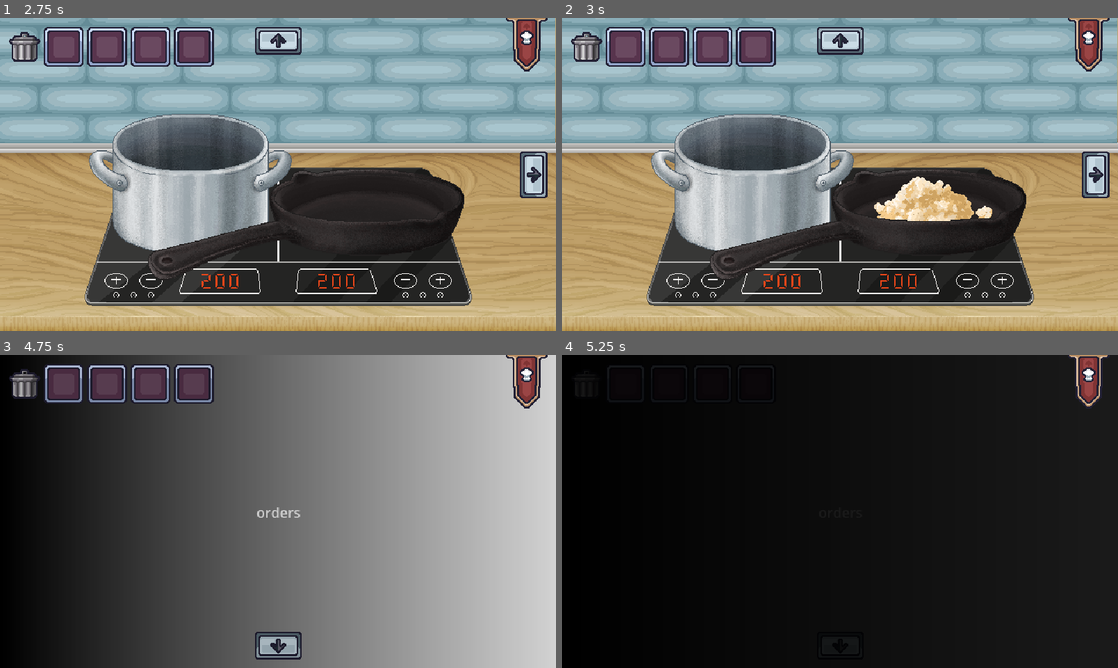
Above: before the commit, frames 1-4 (two rows, left to right).
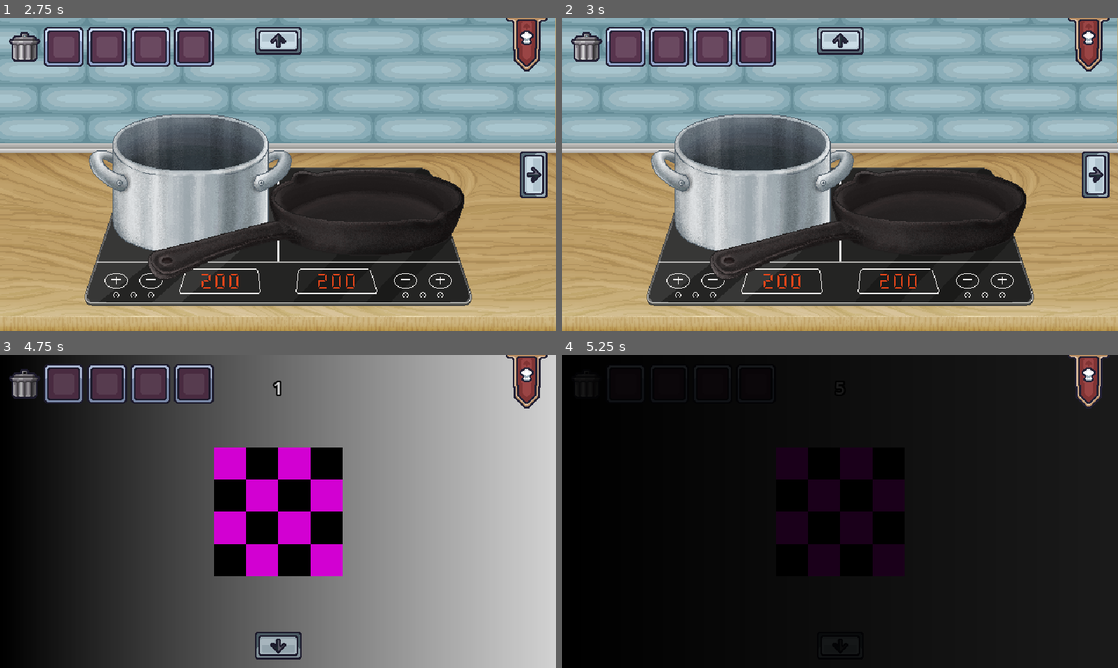
Above: after the commit, the same moments.

Repository: takanazwa5/BayoJajoJam
Game: Godot game, scene res://main.tscn
Same seed, same stepped clock (60 frames per second), same inputs: the game is played once before the commit and once after it.
Inputs (mouse positions are in pixels of both pictures, inside the frame that each line leads up to):
- Up to frame 1 (2.75 s): click (177, 233) at 0.5 s; click (411, 180) at 1.25 s; click (33, 174) at 2 s
- Up to frame 2 (3 s): click (867, 224) at 2.75 s
- Up to frame 3 (4.75 s): click (533, 511) at 3.5 s; click (278, 376) at 4.25 s
- Up to frame 4 (5.25 s): click (840, 646) at 5 s

Frame 1 is identical in both runs. In frame 2, 1.8% of the frame differs, in the area x 56-78%, y 50-65%; in frame 3, 9.6%, in the area x 38-62%, y 8-71%; in frame 4, less than 0.1%.
Error in both runs: Cannot call method 'get_meta' on a null value. (res://miska/bowl.gd:49)

Commit message:
chicks and gameover

Diff:
--- /dev/null
+++ b/gameover/game_over.gd
@@ -0,0 +1,21 @@
+class_name GameOver extends Control
+
+
+static var orders_completed: int = 0
+
+
+@onready var retry_button: Button = %RetryButton
+@onready var label: Label = %Label
+
+
+func _ready() -> void:
+
+	retry_button.pressed.connect(_on_retry_button_pressed)
+	label.text = "Orders completed: %s" % orders_completed
+
+
+func _on_retry_button_pressed() -> void:
+
+	orders_completed = 0
+	var main_scene: PackedScene = load("uid://77go706q5sb7")
+	get_tree().change_scene_to_packed(main_scene)
--- /dev/null
+++ b/gameover/game_over.tscn
@@ -0,0 +1,54 @@
+[gd_scene load_steps=2 format=3 uid="uid://bw4v87ccf1e2n"]
+
+[ext_resource type="Script" uid="uid://xguf0qfysmdn" path="res://gameover/game_over.gd" id="1_1stlp"]
+
+[node name="GameOver" type="Control"]
+layout_mode = 3
+anchors_preset = 15
+anchor_right = 1.0
+anchor_bottom = 1.0
+grow_horizontal = 2
+grow_vertical = 2
+script = ExtResource("1_1stlp")
+
+[node name="ColorRect" type="ColorRect" parent="."]
+layout_mode = 1
+anchors_preset = 15
+anchor_right = 1.0
+anchor_bottom = 1.0
+grow_horizontal = 2
+grow_vertical = 2
+color = Color(0.300781, 0.300781, 0.300781, 1)
+
+[node name="RetryButton" type="Button" parent="ColorRect"]
+unique_name_in_owner = true
+layout_mode = 1
+anchors_preset = 8
+anchor_left = 0.5
+anchor_top = 0.5
+anchor_right = 0.5
+anchor_bottom = 0.5
+offset_left = -20.0
+offset_top = -11.5
+offset_right = 20.0
+offset_bottom = 11.5
+grow_horizontal = 2
+grow_vertical = 2
+text = "RETRY"
+
+[node name="Label" type="Label" parent="ColorRect"]
+unique_name_in_owner = true
+layout_mode = 1
+anchors_preset = 8
+anchor_left = 0.5
+anchor_top = 0.5
+anchor_right = 0.5
+anchor_bottom = 0.5
+offset_left = -74.5
+offset_top = -61.0
+offset_right = 74.5
+offset_bottom = -38.0
+grow_horizontal = 2
+grow_vertical = 2
+text = "Orders completed: yeet"
+horizontal_alignment = 1
--- a/main.gd
+++ b/main.gd
@@ -1,4 +1,7 @@
-extends Node
+class_name Main extends Node
+
+
+const GAME_OVER: PackedScene = preload("uid://bw4v87ccf1e2n")
 
 
 @onready var stove: Control = %Stove
@@ -8,8 +11,15 @@
 @onready var view_switcher: ViewSwitcher = %ViewSwitcher
 
 
+static var instance: Main
+
 var _current_view: Control
 var _previous_view: Control
+
+
+func _init() -> void:
+
+	instance = self
 
 
 func _ready() -> void:
@@ -20,6 +30,11 @@
 	view_switcher.right_button.pressed.connect(_on_right_button_pressed)
 	view_switcher.up_button.pressed.connect(_on_up_button_pressed)
 	view_switcher.down_button.pressed.connect(_on_down_button_pressed)
+
+
+func gameover() -> void:
+
+	get_tree().change_scene_to_packed(GAME_OVER)
 
 
 func _change_view(view: Control) -> void:
--- a/patelnia/pan.gd
+++ b/patelnia/pan.gd
@@ -251,6 +251,7 @@
 
 func _on_pressed() -> void:
 
+	if not contents["eggs"] == 3 and not stirred: return
 	stirred = true
 	Input.set_custom_mouse_cursor(null)
 	texture_normal = PATELNIA_JAJUWA
--- a/project.godot
+++ b/project.godot
@@ -34,6 +34,7 @@
 folder_colors={
 "res://cookbook/": "red",
 "res://deska/": "orange",
+"res://gameover/": "green",
 "res://garnek/": "pink",
 "res://inventory/": "yellow",
 "res://items/": "green",
--- /dev/null
+++ b/views/fridge/dymek.gd
@@ -0,0 +1,12 @@
+class_name Dymek extends TextureRect
+
+
+static var instance: Dymek
+
+
+@onready var icon: TextureRect = %Icon
+
+
+func _init() -> void:
+
+	instance = self
--- a/views/fridge/fridge.tscn
+++ b/views/fridge/fridge.tscn
@@ -1,6 +1,6 @@
-[gd_scene load_steps=10 format=3 uid="uid://bjgc8hno8kvux"]
+[gd_scene load_steps=12 format=3 uid="uid://bjgc8hno8kvux"]
 
-[ext_resource type="Texture2D" uid="uid://jo0atp0084he" path="res://views/fridge/assets/BGlodowka.png" id="1_h0w0x"]
+[ext_resource type="Texture2D" uid="uid://cn5pm4u3x4rbu" path="res://views/fridge/assets/BG_lodowkakura.png" id="1_xpbe5"]
 [ext_resource type="Script" uid="uid://bp6fx3ssxnaru" path="res://items/item_supply.gd" id="2_p3eeh"]
 [ext_resource type="Resource" uid="uid://doif7hiq7adfr" path="res://items/item_data/brokul.tres" id="3_fa4kh"]
 [ext_resource type="Resource" uid="uid://d30s64k5cg7pm" path="res://items/item_data/cukier.tres" id="5_ah73h"]
@@ -9,6 +9,8 @@
 [ext_resource type="AudioStream" uid="uid://0jdyf42k0x4e" path="res://shared/TakeBase_2.mp3" id="8_h0w0x"]
 [ext_resource type="Resource" uid="uid://cgdmuopjig6nt" path="res://items/item_data/pomidor.tres" id="9_ah73h"]
 [ext_resource type="AudioStream" uid="uid://bpbpfh26figdp" path="res://shared/TakeBase_3.mp3" id="9_xpbe5"]
+[ext_resource type="Texture2D" uid="uid://dbgfmfsumeggo" path="res://views/fridge/assets/Dymek.png" id="10_dgme0"]
+[ext_resource type="Script" uid="uid://dk0l0ch0lhd8k" path="res://views/fridge/dymek.gd" id="11_ssyj6"]
 
 [node name="Fridge" type="Control"]
 layout_mode = 3
@@ -25,7 +27,7 @@
 anchor_bottom = 1.0
 grow_horizontal = 2
 grow_vertical = 2
-texture = ExtResource("1_h0w0x")
+texture = ExtResource("1_xpbe5")
 
 [node name="Brokul" type="Control" parent="."]
 anchors_preset = 0
@@ -74,3 +76,27 @@
 [node name="TakeBase3" type="AudioStreamPlayer" parent="."]
 unique_name_in_owner = true
 stream = ExtResource("9_xpbe5")
+
+[node name="Dymek" type="TextureRect" parent="."]
+layout_mode = 0
+offset_left = 353.0
+offset_top = 18.0
+offset_right = 424.0
+offset_bottom = 65.0
+texture = ExtResource("10_dgme0")
+script = ExtResource("11_ssyj6")
+
+[node name="Icon" type="TextureRect" parent="Dymek"]
+unique_name_in_owner = true
+layout_mode = 1
+anchors_preset = -1
+anchor_left = 0.450704
+anchor_top = 0.5
+anchor_right = 0.450704
+anchor_bottom = 0.5
+offset_left = -16.0
+offset_top = -8.5
+offset_right = 16.0
+offset_bottom = 8.5
+grow_horizontal = 2
+grow_vertical = 2
--- /dev/null
+++ b/views/orders/chicks.gd
@@ -0,0 +1,82 @@
+class_name Chicks extends Control
+
+
+const JAJUWA: ItemData = preload("uid://bnov7tain11n7")
+const KOGEL: ItemData = preload("uid://bbtuoga42htye")
+const NAMIEKKO: ItemData = preload("uid://bcak7iqi8wfaq")
+const OMLET: ItemData = preload("uid://d2aogmwvbrqhm")
+const SADZONE: ItemData = preload("uid://bjslote6cn7x7")
+const SHAKSHUKA: ItemData = preload("uid://dmobuqrx2l26q")
+const DISHES: Array[ItemData] = [JAJUWA, KOGEL, NAMIEKKO, OMLET, SADZONE, SHAKSHUKA]
+const TIME_LIMIT: int = 5
+
+
+var fails: int = 0:
+
+	set(value):
+
+		fails = value
+		if fails == 3:
+
+			Main.instance.gameover()
+
+var current_order: ItemData
+var time_left: int = TIME_LIMIT:
+
+	set(value):
+
+		time_left = value
+		if time_left == 0:
+
+			_generate_new_order()
+			fails += 1
+
+
+@onready var label: Label = %Label
+@onready var timer: Timer = %Timer
+
+
+func _ready() -> void:
+
+	timer.timeout.connect(_on_timer_timeout)
+	_generate_new_order()
+	GameOver.orders_completed += 2
+
+
+func _can_drop_data(_at_position: Vector2, data: Variant) -> bool:
+
+	if data is ItemData:
+
+		if data.resource_path == current_order.resource_path:
+
+			return true
+
+	return false
+
+
+func _drop_data(_at_position: Vector2, _data: Variant) -> void:
+
+	_generate_new_order()
+	GameOver.orders_completed += 1
+
+
+func _generate_new_order() -> void:
+
+	var random_pick: ItemData = DISHES.pick_random()
+	while random_pick == current_order:
+		random_pick = DISHES.pick_random()
+	current_order = random_pick
+	Dymek.instance.icon.texture = current_order.icon
+	time_left = TIME_LIMIT
+	label.text = str(time_left)
+
+
+func _complete_order() -> void:
+
+	_generate_new_order()
+
+
+func _on_timer_timeout() -> void:
+
+	time_left -= 1
+	label.text = str(time_left)
--- a/views/orders/orders.tscn
+++ b/views/orders/orders.tscn
@@ -1,4 +1,6 @@
-[gd_scene load_steps=3 format=3 uid="uid://bw7teu3517o6d"]
+[gd_scene load_steps=6 format=3 uid="uid://bw7teu3517o6d"]
+
+[ext_resource type="Script" uid="uid://btdaqi8ipmdvu" path="res://views/orders/chicks.gd" id="1_deesp"]
 
 [sub_resource type="Gradient" id="Gradient_w60s7"]
 
@@ -6,6 +8,13 @@
 gradient = SubResource("Gradient_w60s7")
 width = 640
 height = 360
+
+[sub_resource type="PlaceholderTexture2D" id="PlaceholderTexture2D_e8glu"]
+
+[sub_resource type="LabelSettings" id="LabelSettings_deesp"]
+font_size = 20
+outline_size = 8
+outline_color = Color(0, 0, 0, 1)
 
 [node name="Orders" type="Control"]
 layout_mode = 3
@@ -24,17 +33,37 @@
 grow_vertical = 2
 texture = SubResource("GradientTexture2D_gpjyc")
 
-[node name="Label" type="Label" parent="BG"]
+[node name="Chicks" type="TextureRect" parent="."]
 layout_mode = 1
 anchors_preset = 8
 anchor_left = 0.5
 anchor_top = 0.5
 anchor_right = 0.5
 anchor_bottom = 0.5
-offset_left = -25.5
-offset_top = -11.5
-offset_right = 25.5
-offset_bottom = 11.5
+offset_left = -74.0
+offset_top = -74.0
+offset_right = 74.0
+offset_bottom = 74.0
 grow_horizontal = 2
 grow_vertical = 2
-text = "orders"
+texture = SubResource("PlaceholderTexture2D_e8glu")
+script = ExtResource("1_deesp")
+
+[node name="Label" type="Label" parent="."]
+unique_name_in_owner = true
+layout_mode = 1
+anchors_preset = 5
+anchor_left = 0.5
+anchor_right = 0.5
+offset_left = -20.0
+offset_top = 23.0
+offset_right = 20.0
+offset_bottom = 46.0
+grow_horizontal = 2
+text = "yeet"
+label_settings = SubResource("LabelSettings_deesp")
+horizontal_alignment = 1
+
+[node name="Timer" type="Timer" parent="Label"]
+unique_name_in_owner = true
+autostart = true
Not shown, added: gameover/game_over.gd.uid
Binary file added: views/fridge/assets/Dymek.png
Not shown, added: views/fridge/assets/Dymek.png.import
Not shown, added: views/fridge/dymek.gd.uid
Not shown, added: views/orders/chicks.gd.uid
